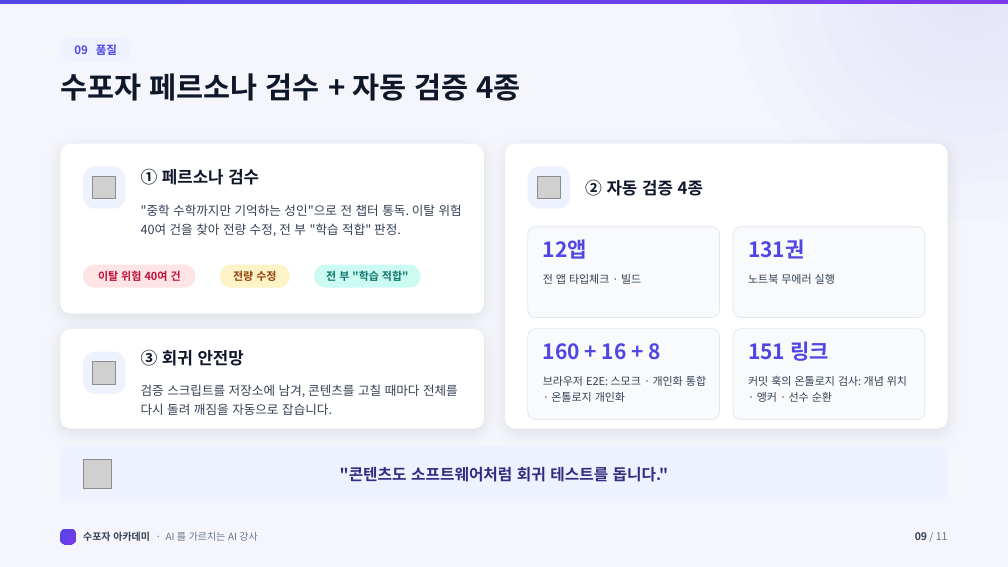
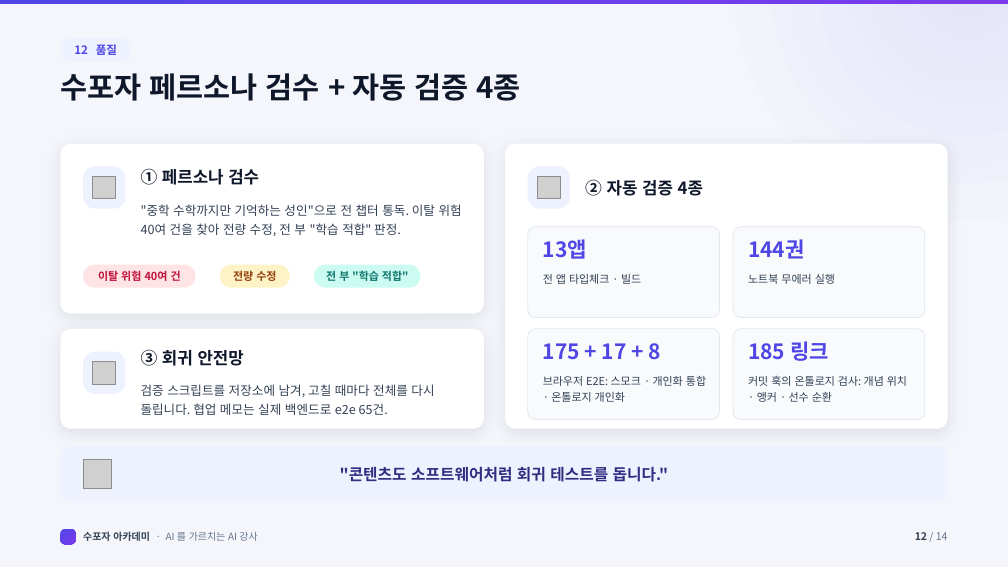
Before and after one commit to jiyupapa/math-platform, a slide deck: slide 12 of docs/hackathon/11_pitch_deck.pptx (slide 9 before the commit). Drawn at 1008x567 pixels with LibreOffice and Linux fonts; fonts in the diff are those of the drawing; grey boxes stand for pictures; background and template pictures are left out. Boxes give left, top, right and bottom in pixels: in the first picture for what was removed or moved away, otherwise in the second. Text is boxed around its words. In the diff, an @@ line names an element or a change of style, - is before the commit and + after.

```diff
--- a/docs/hackathon/11_pitch_deck.pptx
+++ b/docs/hackathon/11_pitch_deck.pptx
@@ text at (74, 44, 117, 55): text changed @@
-09 품질
+12 품질
@@ text at (543, 239, 587, 259): text changed @@
-12앱
+13앱
@@ text at (748, 239, 805, 259): text changed @@
-131권
+144권
@@ text at (543, 343, 661, 360): text changed @@
-160 + 16 + 8
+175 + 17 + 8
@@ text at (748, 341, 829, 361): text changed @@
-151 링크
+185 링크
@@ text at (141, 384, 434, 415): text changed @@
-검증 스크립트를 저장소에 남겨, 콘텐츠를 고칠 때마다 전체를 다시 돌려 깨짐을 자동으로 잡습니다.
+검증 스크립트를 저장소에 남겨, 고칠 때마다 전체를 다시 돌립니다. 협업 메모는 실제 백엔드로 e2e 65건.
@@ text at (915, 532, 948, 540): text changed @@
-09 / 11
+12 / 14
```
Also in this commit, not shown: 10 other slides changed, 3 slides added, 55 other files.
